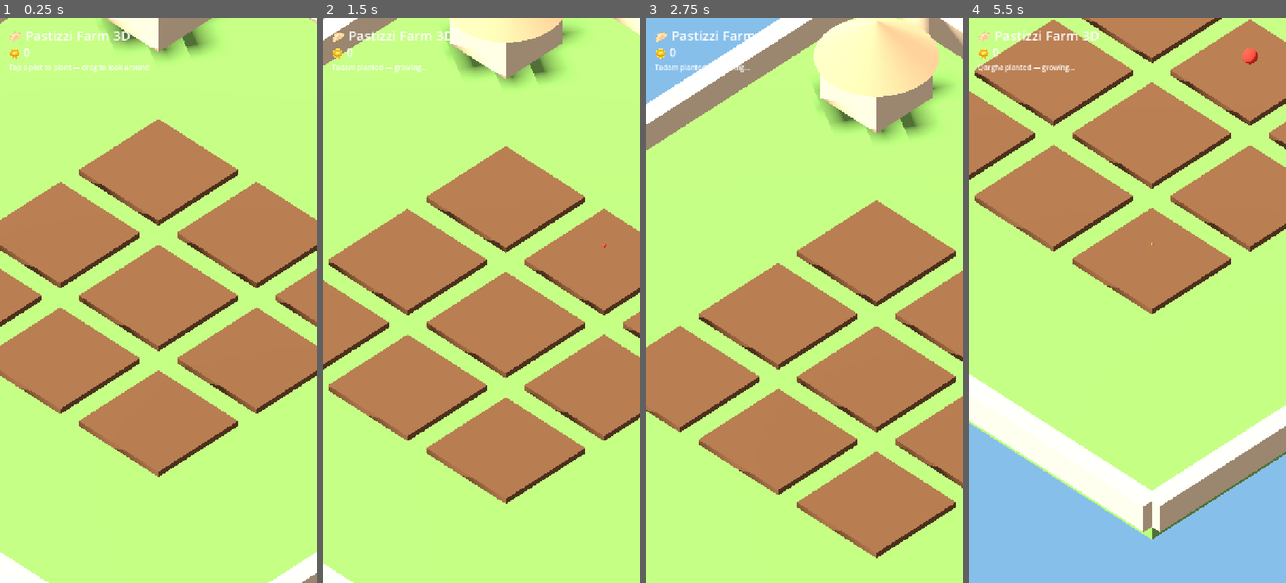
Above: before the commit, frames 1-4 (left to right).
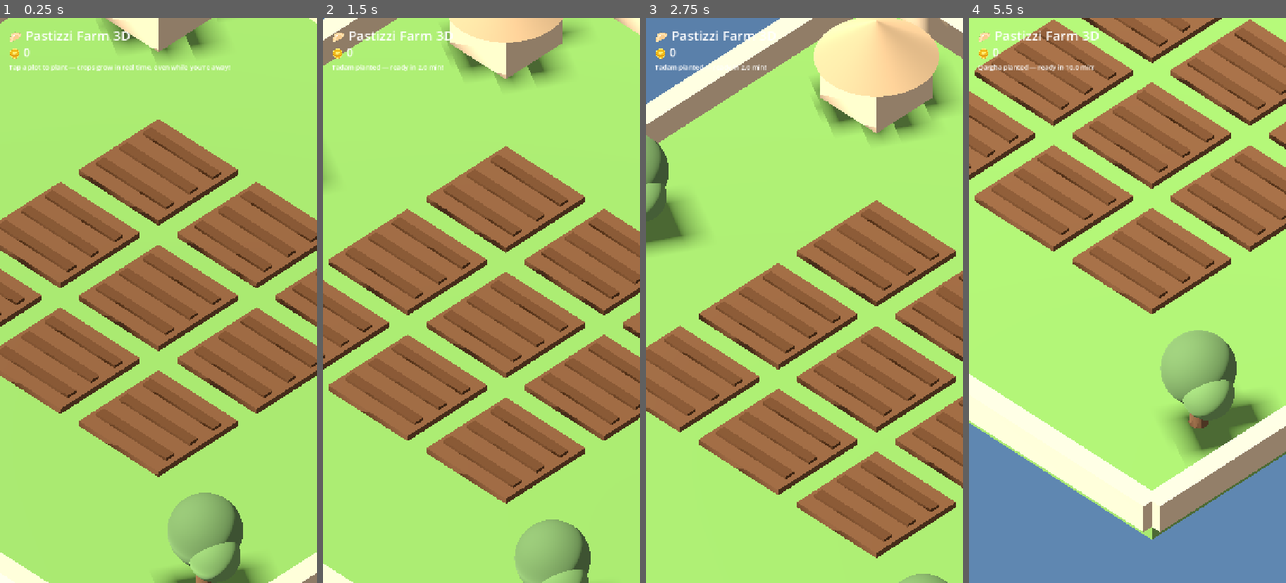
Above: after the commit, the same moments.

Repository: terencecamilleripesci/PastizziFarm3D
Game: Godot game, scene res://farm.tscn
The game is run twice, just before and just after one commit, with the same random seed, the same clock (stepped at 60 frames per second) and the same inputs.
Inputs (mouse positions are in pixels of both pictures, inside the frame that each line leads up to):
- Up to frame 1 (0.25 s): no input
- Up to frame 2 (1.5 s): tap A at 0.5 s; move the mouse to (551, 272) at 0.52 s; click (551, 272) at 0.67 s; drag from (418, 328) to (465, 413) at 1.27 s
- Up to frame 3 (2.75 s): move the mouse to (836, 176) at 2.02 s; click (836, 176) at 2.17 s
- Up to frame 4 (5.5 s): tap Space at 2.75, 5 s; drag from (1111, 413) to (1032, 215) at 2.77 s; move the mouse to (1222, 385) at 3.52 s; click (1222, 385) at 3.67 s; tap Enter at 4.25 s; drag from (1032, 215) to (1079, 159) at 4.27 s; move the mouse to (1143, 300) at 5.02 s; click (1143, 300) at 5.17 s

The runs differ from the first frame. In frame 1, 96% of the frame differs, in the area x 0-100%, y 0-100%; in frame 2, 72%; in frame 3, 23%; in frame 4, 33%.

Commit message:
v0.2: real-time crop growth (grows while away), on-device save, pinch/wheel zoom, day/night cycle, richer farm (olive trees, well, sea, tilled ridges)
Co-Authored-By: Claude Fable 5 <noreply@anthropic.com>
Claude-Session: https://claude.ai/code/session_01Q55X5n8LA6xgNosSpJws7r

Diff:
--- a/source/farm.gd
+++ b/source/farm.gd
@@ -1,21 +1,26 @@
 extends Node3D
-# ===== Pastizzi Farm 3D — prototype =====
-# A real 3D Maltese farm: isometric camera, 9 plots, tap to plant,
-# crops grow live in 3D, tap to harvest, coins counter.
-# Built entirely from primitives — no external assets needed.
-
-const GROW_SECONDS := 12.0          # demo speed — crops grow in 12s
+# ===== Pastizzi Farm 3D — v0.2 =====
+# Real farm loop: crops grow in REAL minutes (keep growing while you're away),
+# progress saves on-device, pinch/wheel zoom, drag pan, day/night cycle.
+
 const CROPS := [
-	{ "name": "Tadam",  "color": Color(0.86, 0.22, 0.16) },
-	{ "name": "Frawli", "color": Color(0.93, 0.30, 0.44) },
-	{ "name": "Qargħa", "color": Color(0.95, 0.62, 0.12) },
+	{ "id": "tadam",  "name": "Tadam",  "color": Color(0.86, 0.22, 0.16), "mins": 2.0,  "pay": 20 },
+	{ "id": "frawli", "name": "Frawli", "color": Color(0.93, 0.30, 0.44), "mins": 5.0,  "pay": 45 },
+	{ "id": "qargha", "name": "Qargħa", "color": Color(0.95, 0.62, 0.12), "mins": 10.0, "pay": 100 },
 ]
+const SAVE_PATH := "user://farm.json"
+const DAY_SECONDS := 180.0            # full day/night loop = 3 minutes
 
 var coins := 0
-var plots: Array = []               # { body, soil, crop_mesh, state, t, crop }
+var plots: Array = []                 # { body, crop(int idx|-1), node, stem, fruits, planted(unix) }
 var cam: Camera3D
+var sun: DirectionalLight3D
+var env: Environment
 var coins_label: Label
 var hint_label: Label
+var day_t := 0.0
+var touches := {}                     # index -> Vector2
+var pinch_dist := 0.0
 var drag_last := Vector2.ZERO
 var dragging := false
 
@@ -24,8 +29,9 @@
 	_build_plots()
 	_build_camera_and_light()
 	_build_ui()
-
-# ---------- world ----------
+	_load()
+
+# ---------- helpers ----------
 func _mat(c: Color) -> StandardMaterial3D:
 	var m := StandardMaterial3D.new()
 	m.albedo_color = c
@@ -42,46 +48,70 @@
 	parent.add_child(mi)
 	return mi
 
+func _cyl(top: float, bottom: float, h: float, pos: Vector3, color: Color, parent: Node3D = self) -> MeshInstance3D:
+	var mi := MeshInstance3D.new()
+	var mesh := CylinderMesh.new()
+	mesh.top_radius = top
+	mesh.bottom_radius = bottom
+	mesh.height = h
+	mi.mesh = mesh
+	mi.material_override = _mat(color)
+	mi.position = pos
+	parent.add_child(mi)
+	return mi
+
+func _sphere(r: float, pos: Vector3, color: Color, parent: Node3D = self) -> MeshInstance3D:
+	var mi := MeshInstance3D.new()
+	var mesh := SphereMesh.new()
+	mesh.radius = r
+	mesh.height = r * 2.0
+	mi.mesh = mesh
+	mi.material_override = _mat(color)
+	mi.position = pos
+	parent.add_child(mi)
+	return mi
+
+# ---------- world ----------
 func _build_world() -> void:
-	# grass field
-	_box(Vector3(26, 0.5, 26), Vector3(0, -0.25, 0), Color(0.45, 0.62, 0.28))
-	# Maltese limestone rubble walls around the field
+	_box(Vector3(26, 0.5, 26), Vector3(0, -0.25, 0), Color(0.45, 0.62, 0.28))       # field
+	_box(Vector3(60, 0.2, 18), Vector3(0, -0.4, -26), Color(0.16, 0.45, 0.68))      # the sea beyond
 	var stone := Color(0.85, 0.74, 0.55)
 	_box(Vector3(26, 1.0, 0.7), Vector3(0, 0.5, -13), stone)
 	_box(Vector3(26, 1.0, 0.7), Vector3(0, 0.5, 13), stone)
 	_box(Vector3(0.7, 1.0, 26), Vector3(-13, 0.5, 0), stone)
 	_box(Vector3(0.7, 1.0, 26), Vector3(13, 0.5, 0), stone)
-	# a little girna (stone hut) in the corner
+	# girna hut
 	_box(Vector3(2.4, 1.6, 2.4), Vector3(-9.5, 0.8, -9.5), stone)
-	var roof := MeshInstance3D.new()
-	var cone := CylinderMesh.new()
-	cone.top_radius = 0.0
-	cone.bottom_radius = 1.9
-	cone.height = 1.4
-	roof.mesh = cone
-	roof.material_override = _mat(Color(0.7, 0.58, 0.4))
-	roof.position = Vector3(-9.5, 2.3, -9.5)
-	add_child(roof)
-	# prickly pears (green blobs) along the far wall
+	_cyl(0.0, 1.9, 1.4, Vector3(-9.5, 2.3, -9.5), Color(0.7, 0.58, 0.4))
+	# stone well
+	_cyl(1.0, 1.0, 0.9, Vector3(9.5, 0.45, -9.5), Color(0.78, 0.68, 0.5))
+	_cyl(0.0, 1.2, 0.8, Vector3(9.5, 1.9, -9.5), Color(0.6, 0.34, 0.2))
+	# olive trees
+	for p in [Vector3(-10, 0, 8.5), Vector3(10.5, 0, 8.5), Vector3(-10.5, 0, 0)]:
+		_cyl(0.22, 0.3, 1.6, p + Vector3(0, 0.8, 0), Color(0.45, 0.32, 0.2))
+		_sphere(1.15, p + Vector3(0, 2.1, 0), Color(0.38, 0.5, 0.28))
+		_sphere(0.8, p + Vector3(0.7, 1.7, 0.3), Color(0.42, 0.56, 0.3))
+	# prickly pears
 	for i in range(3):
-		_box(Vector3(0.8, 1.1, 0.4), Vector3(6.0 + i * 2.2, 0.55, -11.8), Color(0.35, 0.55, 0.25))
+		_box(Vector3(0.8, 1.1, 0.4), Vector3(5.0 + i * 2.2, 0.55, -11.8), Color(0.35, 0.55, 0.25))
 
 func _build_plots() -> void:
 	for r in range(3):
 		for c in range(3):
 			var pos := Vector3((c - 1) * 4.2, 0.05, (r - 1) * 4.2)
-			var soil := _box(Vector3(3.4, 0.3, 3.4), pos, Color(0.42, 0.28, 0.16))
-			# clickable body
+			_box(Vector3(3.4, 0.3, 3.4), pos, Color(0.42, 0.28, 0.16))
+			for k in range(3):                                        # tilled ridges
+				_box(Vector3(3.0, 0.1, 0.35), pos + Vector3(0, 0.2, (k - 1) * 1.0), Color(0.36, 0.23, 0.12))
 			var body := StaticBody3D.new()
 			var shape := CollisionShape3D.new()
 			var bs := BoxShape3D.new()
-			bs.size = Vector3(3.4, 1.2, 3.4)
+			bs.size = Vector3(3.4, 1.6, 3.4)
 			shape.shape = bs
 			body.add_child(shape)
 			body.position = pos
 			add_child(body)
-			plots.append({ "body": body, "soil": soil, "crop": null, "crop_mesh": null, "state": "empty", "t": 0.0 })
-			body.set_meta("plot", plots.size() - 1)
+			body.set_meta("plot", plots.size())
+			plots.append({ "body": body, "crop": -1, "node": null, "stem": null, "fruits": [], "planted": 0.0 })
 
 func _build_camera_and_light() -> void:
 	cam = Camera3D.new()
@@ -90,20 +120,19 @@
 	cam.position = Vector3(12, 14, 12)
 	add_child(cam)
 	cam.look_at(Vector3.ZERO)
-	var sun := DirectionalLight3D.new()
+	sun = DirectionalLight3D.new()
 	sun.rotation_degrees = Vector3(-52, -30, 0)
 	sun.shadow_enabled = true
-	sun.light_energy = 1.2
 	add_child(sun)
-	var env := WorldEnvironment.new()
-	var e := Environment.new()
-	e.background_mode = Environment.BG_COLOR
-	e.background_color = Color(0.53, 0.75, 0.92)
-	e.ambient_light_source = Environment.AMBIENT_SOURCE_COLOR
-	e.ambient_light_color = Color(0.9, 0.9, 1.0)
-	e.ambient_light_energy = 0.6
-	env.environment = e
-	add_child(env)
+	var we := WorldEnvironment.new()
+	env = Environment.new()
+	env.background_mode = Environment.BG_COLOR
+	env.background_color = Color(0.53, 0.75, 0.92)
+	env.ambient_light_source = Environment.AMBIENT_SOURCE_COLOR
+	env.ambient_light_color = Color(0.9, 0.9, 1.0)
+	env.ambient_light_energy = 0.6
+	we.environment = env
+	add_child(we)
 
 func _build_ui() -> void:
 	var ui := CanvasLayer.new()
@@ -114,39 +143,141 @@
 	title.add_theme_font_size_override("font_size", 30)
 	ui.add_child(title)
 	coins_label = Label.new()
-	coins_label.text = "🪙 0"
 	coins_label.position = Vector2(20, 60)
 	coins_label.add_theme_font_size_override("font_size", 26)
 	ui.add_child(coins_label)
 	hint_label = Label.new()
-	hint_label.text = "Tap a plot to plant — drag to look around"
+	hint_label.text = "Tap a plot to plant — crops grow in real time, even while you're away!"
 	hint_label.position = Vector2(20, 100)
-	hint_label.add_theme_font_size_override("font_size", 16)
+	hint_label.add_theme_font_size_override("font_size", 15)
 	ui.add_child(hint_label)
-
-# ---------- input: tap to plant/harvest, drag to pan ----------
+	_update_coins()
+
+func _update_coins() -> void:
+	coins_label.text = "🪙 %d" % coins
+
+# ---------- save / load (survives closing the game) ----------
+func _save() -> void:
+	var d := { "coins": coins, "plots": [] }
+	for p in plots:
+		d.plots.append({ "crop": p.crop, "planted": p.planted })
+	var f := FileAccess.open(SAVE_PATH, FileAccess.WRITE)
+	if f:
+		f.store_string(JSON.stringify(d))
+
+func _load() -> void:
+	if not FileAccess.file_exists(SAVE_PATH):
+		return
+	var f := FileAccess.open(SAVE_PATH, FileAccess.READ)
+	if not f:
+		return
+	var d = JSON.parse_string(f.get_as_text())
+	if d == null:
+		return
+	coins = int(d.get("coins", 0))
+	var saved: Array = d.get("plots", [])
+	for i in range(min(saved.size(), plots.size())):
+		var s: Dictionary = saved[i]
+		if int(s.get("crop", -1)) >= 0:
+			_spawn_crop(i, int(s.crop), float(s.planted))
+	_update_coins()
+
+# ---------- crops ----------
+func _spawn_crop(i: int, crop_idx: int, planted: float) -> void:
+	var p: Dictionary = plots[i]
+	var crop: Dictionary = CROPS[crop_idx]
+	var holder := Node3D.new()
+	holder.position = p.body.position
+	add_child(holder)
+	var stem := _cyl(0.09, 0.13, 1.0, Vector3(0, 0.5, 0), Color(0.3, 0.5, 0.2), holder)
+	var fruits: Array = []
+	for off in [Vector3(0.35, 0.95, 0.1), Vector3(-0.3, 0.8, 0.2), Vector3(0.05, 1.1, -0.3)]:
+		var fr := _sphere(0.28, off, crop.color, holder)
+		fr.scale = Vector3.ZERO
+		fruits.append(fr)
+	p.crop = crop_idx
+	p.node = holder
+	p.stem = stem
+	p.fruits = fruits
+	p.planted = planted
+
+func _plant(i: int) -> void:
+	var crop_idx := randi() % CROPS.size()
+	_spawn_crop(i, crop_idx, Time.get_unix_time_from_system())
+	hint_label.text = "%s planted — ready in %s min!" % [CROPS[crop_idx].name, str(CROPS[crop_idx].mins)]
+	_save()
+
+func _harvest(i: int) -> void:
+	var p: Dictionary = plots[i]
+	var crop: Dictionary = CROPS[p.crop]
+	coins += crop.pay
+	_update_coins()
+	hint_label.text = "Harvested %s — +%d coins!" % [crop.name, crop.pay]
+	p.node.queue_free()
+	p.node = null
+	p.stem = null
+	p.fruits = []
+	p.crop = -1
+	p.planted = 0.0
+	_save()
+
+func _growth(p: Dictionary) -> float:
+	if p.crop < 0:
+		return 0.0
+	var elapsed: float = Time.get_unix_time_from_system() - p.planted
+	return clamp(elapsed / (CROPS[p.crop].mins * 60.0), 0.0, 1.0)
+
+# ---------- input: tap, drag-pan, pinch/wheel zoom ----------
 func _unhandled_input(event: InputEvent) -> void:
-	if event is InputEventScreenTouch or event is InputEventMouseButton:
-		var pressed: bool = event.pressed
-		var pos: Vector2 = event.position
-		if pressed:
+	if event is InputEventScreenTouch:
+		if event.pressed:
+			touches[event.index] = event.position
+			if touches.size() == 2:
+				var ks := touches.keys()
+				pinch_dist = (touches[ks[0]] as Vector2).distance_to(touches[ks[1]])
 			dragging = false
-			drag_last = pos
+			drag_last = event.position
 		else:
-			if not dragging:
-				_tap(pos)
-	elif (event is InputEventScreenDrag) or (event is InputEventMouseMotion and Input.is_mouse_button_pressed(MOUSE_BUTTON_LEFT)):
-		var delta: Vector2 = event.position - drag_last
-		if delta.length() > 6:
+			touches.erase(event.index)
+			if touches.is_empty() and not dragging:
+				_tap(event.position)
+	elif event is InputEventScreenDrag:
+		touches[event.index] = event.position
+		if touches.size() == 2:
+			var ks := touches.keys()
+			var nd := (touches[ks[0]] as Vector2).distance_to(touches[ks[1]])
+			if pinch_dist > 0:
+				cam.size = clamp(cam.size * pinch_dist / max(nd, 1.0), 9.0, 26.0)
+			pinch_dist = nd
 			dragging = true
-			var right := cam.global_transform.basis.x
-			var fwd := -cam.global_transform.basis.z
-			fwd.y = 0
-			fwd = fwd.normalized()
-			cam.position -= right * delta.x * 0.02 + fwd * -delta.y * 0.02
-			cam.position.x = clamp(cam.position.x, 4, 20)
-			cam.position.z = clamp(cam.position.z, 4, 20)
-			drag_last = event.position
+		else:
+			_pan(event.position)
+	elif event is InputEventMouseButton:
+		if event.button_index == MOUSE_BUTTON_WHEEL_UP:
+			cam.size = clamp(cam.size - 1.2, 9.0, 26.0)
+		elif event.button_index == MOUSE_BUTTON_WHEEL_DOWN:
+			cam.size = clamp(cam.size + 1.2, 9.0, 26.0)
+		elif event.button_index == MOUSE_BUTTON_LEFT:
+			if event.pressed:
+				dragging = false
+				drag_last = event.position
+			elif not dragging:
+				_tap(event.position)
+	elif event is InputEventMouseMotion and Input.is_mouse_button_pressed(MOUSE_BUTTON_LEFT):
+		_pan(event.position)
+
+func _pan(pos: Vector2) -> void:
+	var delta := pos - drag_last
+	if delta.length() > 6:
+		dragging = true
+		var right := cam.global_transform.basis.x
+		var fwd := -cam.global_transform.basis.z
+		fwd.y = 0
+		fwd = fwd.normalized()
+		cam.position -= right * delta.x * 0.02 + fwd * -delta.y * 0.02
+		cam.position.x = clamp(cam.position.x, 4, 20)
+		cam.position.z = clamp(cam.position.z, 4, 20)
+		drag_last = pos
 
 func _tap(screen_pos: Vector2) -> void:
 	var from := cam.project_ray_origin(screen_pos)
@@ -157,50 +288,35 @@
 		return
 	var i: int = hit.collider.get_meta("plot")
 	var p: Dictionary = plots[i]
-	if p.state == "empty":
+	if p.crop < 0:
 		_plant(i)
-	elif p.state == "ready":
+	elif _growth(p) >= 1.0:
 		_harvest(i)
-
-func _plant(i: int) -> void:
-	var p: Dictionary = plots[i]
-	var crop: Dictionary = CROPS[randi() % CROPS.size()]
-	var mi := MeshInstance3D.new()
-	var sphere := SphereMesh.new()
-	sphere.radius = 0.55
-	sphere.height = 1.1
-	mi.mesh = sphere
-	mi.material_override = _mat(crop.color)
-	mi.position = p.body.position + Vector3(0, 0.7, 0)
-	mi.scale = Vector3(0.05, 0.05, 0.05)
-	add_child(mi)
-	p.crop = crop
-	p.crop_mesh = mi
-	p.state = "growing"
-	p.t = 0.0
-	hint_label.text = crop.name + " planted — growing..."
-
-func _harvest(i: int) -> void:
-	var p: Dictionary = plots[i]
-	var pay := 15 + randi() % 11
-	coins += pay
-	coins_label.text = "🪙 %d" % coins
-	hint_label.text = "Harvested %s — +%d coins!" % [p.crop.name, pay]
-	p.crop_mesh.queue_free()
-	p.crop_mesh = null
-	p.crop = null
-	p.state = "empty"
-
+	else:
+		var left: float = CROPS[p.crop].mins * 60.0 - (Time.get_unix_time_from_system() - p.planted)
+		hint_label.text = "%s still growing — %d s left" % [CROPS[p.crop].name, int(max(0, left))]
+
+# ---------- live growth + day/night ----------
 func _process(delta: float) -> void:
 	for p in plots:
-		if p.state == "growing":
-			p.t += delta
-			var k: float = clamp(p.t / GROW_SECONDS, 0.0, 1.0)
-			var s: float = 0.05 + 0.95 * k
-			p.crop_mesh.scale = Vector3(s, s, s)
+		if p.crop >= 0 and p.node:
+			var k := _growth(p)
+			p.stem.scale = Vector3(1, 0.15 + 0.85 * k, 1)
+			p.stem.position.y = 0.5 * p.stem.scale.y
+			var fk: float = clamp((k - 0.7) / 0.3, 0.0, 1.0)
+			for fr in p.fruits:
+				fr.scale = Vector3(fk, fk, fk)
 			if k >= 1.0:
-				p.state = "ready"
-		elif p.state == "ready":
-			p.t += delta
-			var bob: float = 1.0 + sin(p.t * 5.0) * 0.08
-			p.crop_mesh.scale = Vector3(bob, bob, bob)
+				var bob := 1.0 + sin(Time.get_ticks_msec() / 200.0) * 0.08
+				for fr in p.fruits:
+					fr.scale = Vector3(bob, bob, bob)
+	# gentle day/night cycle
+	day_t += delta
+	var a := day_t * TAU / DAY_SECONDS
+	var daylight := 0.55 + 0.45 * sin(a)          # 0.1 (night) .. 1.0 (noon)
+	sun.rotation_degrees = Vector3(-30.0 - 35.0 * daylight, -30.0 + 15.0 * sin(a * 0.5), 0)
+	sun.light_energy = clamp(0.25 + 1.05 * daylight, 0.25, 1.3)
+	var day_sky := Color(0.53, 0.75, 0.92)
+	var night_sky := Color(0.10, 0.14, 0.30)
+	env.background_color = night_sky.lerp(day_sky, clamp(daylight, 0.0, 1.0))
+	env.ambient_light_energy = 0.25 + 0.45 * daylight
Not shown, added: index.apple-touch-icon.png.import
Not shown, changed: index.html
Not shown, added: index.icon.png.import
Not shown, changed: index.pck
Not shown, added: index.png.import
